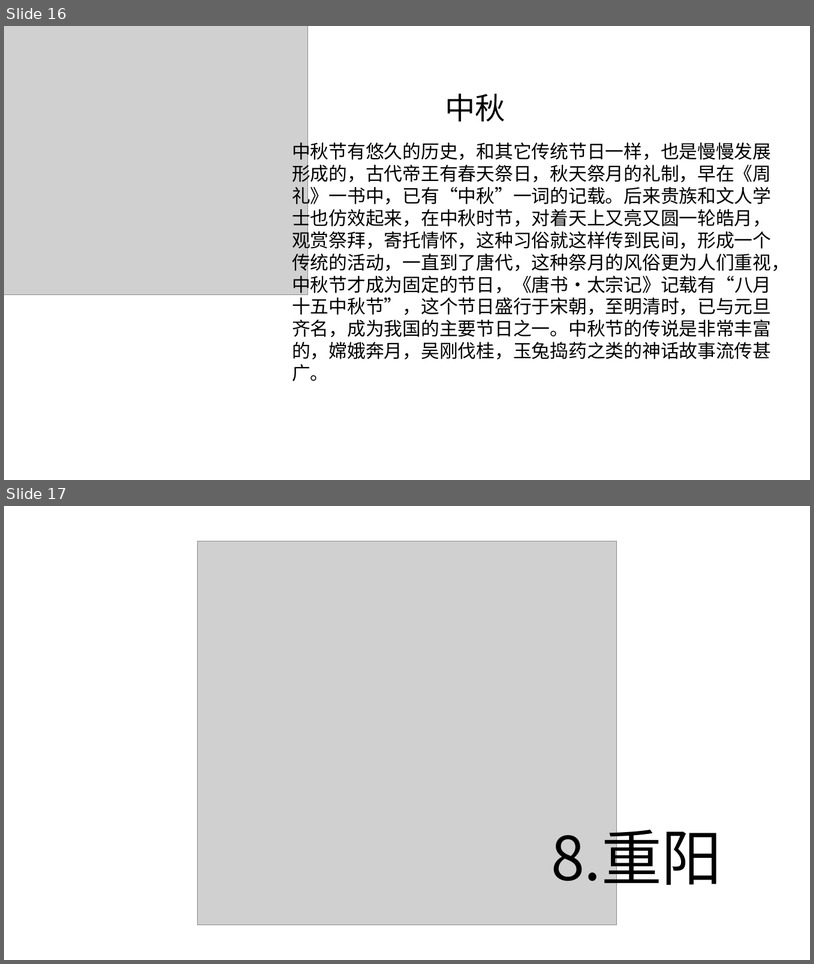
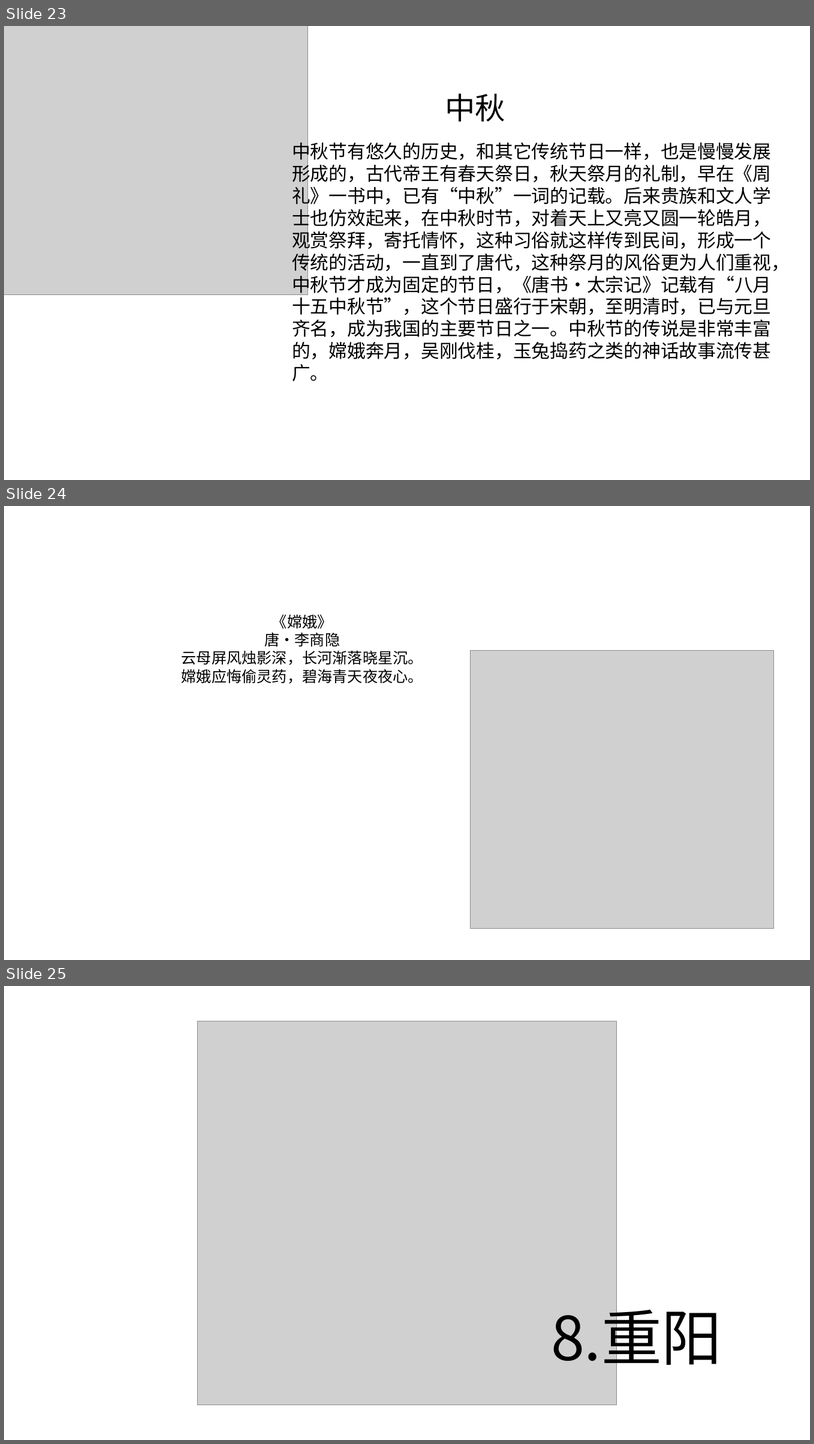
Before and after one commit to Eason2011/eason2011.github.io, a slide deck: docs/html/传统节日/中国传统节日.pptx. Shown one above the other, each under a label of ours: slides 16 and 17 before the commit, slides 23, 24 and 25 after it. The pictures are 814x964 and 814x1444 pixels, drawn with LibreOffice and Linux fonts; fonts in the diff are those of the drawing; grey boxes stand for pictures; background and template pictures are left out. Boxes give left, top, right and bottom in pixels: in the first picture for what was removed or moved away, otherwise in the second. Text is boxed around its words. In the diff, an @@ line names an element or a change of style, - is before the commit and + after.

```diff
--- a/docs/html/传统节日/中国传统节日.pptx
+++ b/docs/html/传统节日/中国传统节日.pptx
@@ slide 24 added at [4, 506, 810, 960], background #FFFFFF @@
@@ text added at [182, 614, 423, 684], 18 pt, text #000000 @@
+《嫦娥》
+唐·李商隐
+云母屏风烛影深，长河渐落晓星沉。
+嫦娥应悔偷灵药，碧海青天夜夜心。
@@ picture added at [470, 650, 774, 928] @@
@@ what was slide 16 is now slide 23 @@
@@ what was slide 17 is now slide 25 @@
```
Also in this commit, not shown: 1 slide changed, 8 other slides added.
